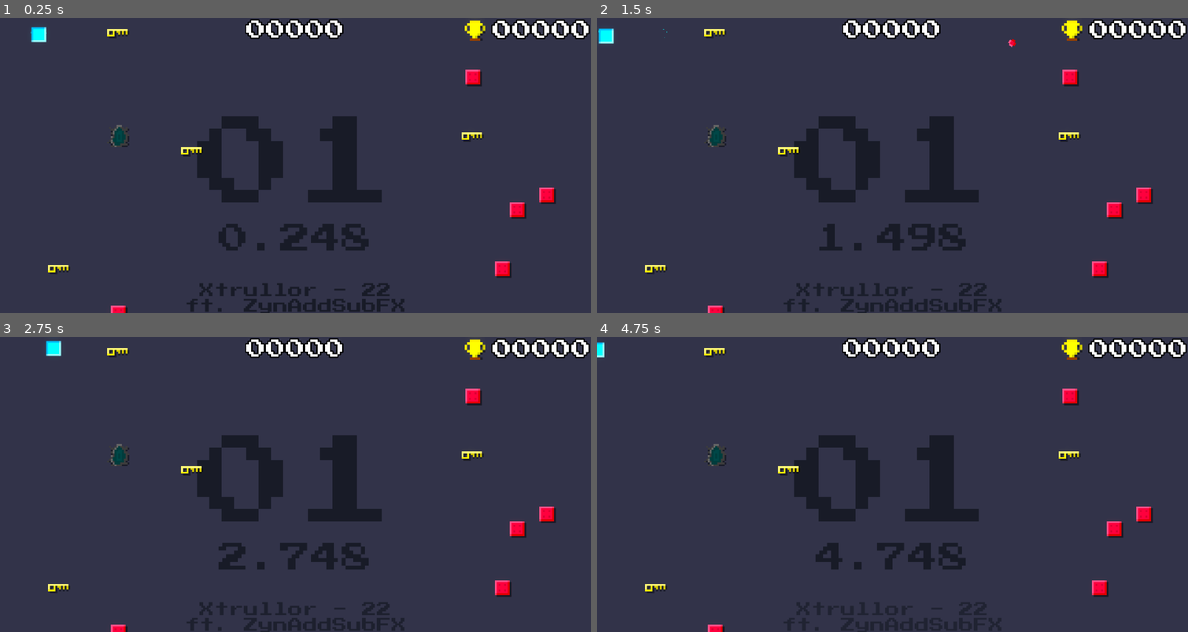
Above: before the commit, frames 1-4 (two rows, left to right).
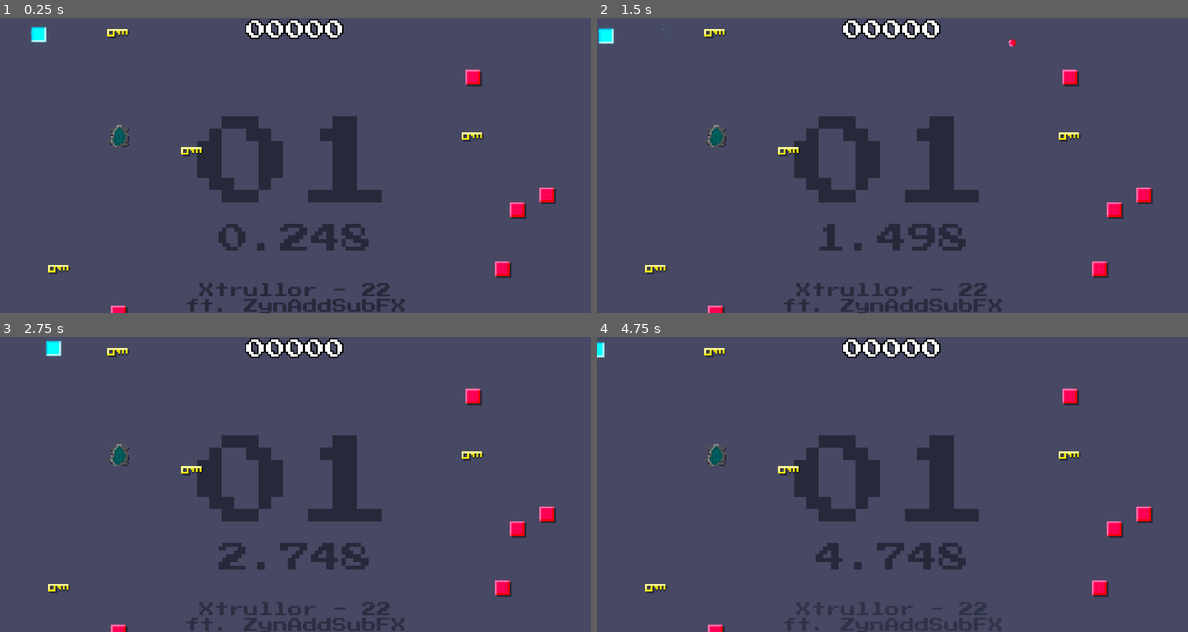
Above: after the commit, the same moments.

Repository: veprogames/gododger
Game: Godot game, scene res://level/level.tscn
The game is run twice, just before and just after one commit, with the same random seed, the same clock (stepped at 60 frames per second) and the same inputs.
Inputs (mouse positions are in pixels of both pictures, inside the frame that each line leads up to):
- Up to frame 1 (0.25 s): no input
- Up to frame 2 (1.5 s): move the mouse to (922, 165) at 0.52 s; move the mouse to (862, 165) at 1.27 s
- Up to frame 3 (2.75 s): move the mouse to (307, 478) at 2.02 s
- Up to frame 4 (4.75 s): move the mouse to (886, 490) at 2.77 s; move the mouse to (933, 487) at 3.52 s; move the mouse to (845, 481) at 4.27 s

The runs differ from the first frame. In frame 1, 92% of the frame differs, in the area x 0-100%, y 0-100%; in frame 2, 92%; in frame 3, 92%; in frame 4, 92%.

Commit message:
player death animation (highscore dead)

Diff:
--- a/level/level.gd
+++ b/level/level.gd
@@ -14,6 +14,7 @@
 @onready var music_player := $MusicPlayer as AudioStreamPlayer
 @onready var container_objects := $Objects
 @onready var container_keys := $Keys
+@onready var timer_restart := $TimerRestart as Timer
 
 var keys_left: Array[KeyCollectible] = []
 
@@ -47,15 +48,16 @@
 	container_objects.add_child.call_deferred(node)
 
 
-func _on_player_died() -> void:
+func _on_player_died(death_instance: PlayerDeath) -> void:
+	Input.mouse_mode = Input.MOUSE_MODE_VISIBLE
 	highscore = max(get_score(), highscore)
-	level = 0
-	elapsed = 0
-	score_multiplier = 1.0
-	keys_left = []
-	emit_signal("level_changed", level)
-	spawn_current_level()
 	game_restarted.emit(highscore)
+	add_child(death_instance)
+	var tween := create_tween()
+	tween.tween_property(music_player, "pitch_scale", 0.01, 1.5) \
+		.set_ease(Tween.EASE_IN_OUT) \
+		.set_trans(Tween.TRANS_CUBIC)
+	timer_restart.start()
 
 func _on_enemy_spawner_key_spawned(key) -> void:
 	container_keys.add_child.call_deferred(key)
@@ -76,3 +78,7 @@
 	var ev := event as InputEventKey
 	if ev and ev.pressed and ev.keycode == KEY_ESCAPE:
 		get_tree().quit()
+
+
+func _on_timer_restart_timeout() -> void:
+	get_tree().reload_current_scene()
--- a/level/level.tscn
+++ b/level/level.tscn
@@ -34,6 +34,7 @@
 
 [sub_resource type="Environment" id="Environment_pddc8"]
 background_mode = 3
+tonemap_mode = 1
 glow_enabled = true
 glow_levels/3 = 0.0
 glow_levels/5 = 0.0
@@ -100,8 +101,13 @@
 camera = NodePath("../Camera2D")
 bg_particles = NodePath("../Camera2D/BGParticles")
 
+[node name="TimerRestart" type="Timer" parent="."]
+wait_time = 1.5
+one_shot = true
+
 [connection signal="died" from="Player" to="." method="_on_player_died"]
 [connection signal="finished" from="Player" to="." method="_on_player_finished"]
 [connection signal="key_collected" from="Player" to="." method="_on_player_key_collected"]
 [connection signal="key_spawned" from="EnemySpawner" to="." method="_on_enemy_spawner_key_spawned"]
 [connection signal="node_spawned" from="EnemySpawner" to="." method="_on_enemy_spawner_node_spawned"]
+[connection signal="timeout" from="TimerRestart" to="." method="_on_timer_restart_timeout"]
--- a/player/player.gd
+++ b/player/player.gd
@@ -2,10 +2,12 @@
 extends Area2D
 
 signal finished()
-signal died()
+signal died(death_instance: PlayerDeath)
 signal key_collected(key: KeyCollectible)
 
 @export var camera: Camera2D
+
+@onready var Death := preload("res://player/player_death.tscn")
 
 @onready var sprite := $Sprite2D as Sprite2D
 @onready var safe_zone := $SafeZone as SafeZone
@@ -57,6 +59,12 @@
 		sprite.scale.x = scale_factor
 		sprite.scale.y = 1 / scale_factor
 
+func die() -> void:
+	queue_free()
+	var death := Death.instantiate()
+	death.position = position
+	died.emit(death)
+
 func _input(event: InputEvent) -> void:
 	var mouse_event := event as InputEventMouseMotion
 	var factor := camera.zoom.x
@@ -70,7 +78,7 @@
 
 func _on_area_entered(area: Area2D):
 	if area is Enemy or area is Bullet:
-		emit_signal("died")
+		die()
 	if area is KeyCollectible:
 		var key = area as KeyCollectible
 		emit_signal("key_collected", key)
--- /dev/null
+++ b/player/player_death.gd
@@ -0,0 +1,9 @@
+class_name PlayerDeath
+extends GPUParticles2D
+
+@onready var timer := $Timer as Timer
+
+func _ready() -> void:
+	emitting = true
+	await timer.timeout
+	queue_free()
--- /dev/null
+++ b/player/player_death.tscn
@@ -0,0 +1,43 @@
+[gd_scene load_steps=6 format=3 uid="uid://cmn1moipccwr8"]
+
+[ext_resource type="Script" path="res://player/player_death.gd" id="1_lk0ou"]
+[ext_resource type="AudioStream" uid="uid://cvw8i0s3vomfd" path="res://player/death.wav" id="2_cofhv"]
+
+[sub_resource type="Gradient" id="Gradient_m2fle"]
+offsets = PackedFloat32Array(0, 0.748148, 1)
+colors = PackedColorArray(1, 1, 1, 1, 1, 1, 1, 1, 1, 1, 1, 0)
+
+[sub_resource type="GradientTexture1D" id="GradientTexture1D_knk3l"]
+gradient = SubResource("Gradient_m2fle")
+
+[sub_resource type="ParticleProcessMaterial" id="ParticleProcessMaterial_b35w8"]
+particle_flag_disable_z = true
+spread = 180.0
+gravity = Vector3(0, 0, 0)
+initial_velocity_min = 40.0
+initial_velocity_max = 80.0
+orbit_velocity_min = 0.0
+orbit_velocity_max = 0.0
+damping_min = 50.0
+damping_max = 50.0
+scale_min = 4.0
+scale_max = 4.0
+color = Color(0, 1, 1, 1)
+color_ramp = SubResource("GradientTexture1D_knk3l")
+
+[node name="PlayerDeath" type="GPUParticles2D"]
+emitting = false
+amount = 32
+process_material = SubResource("ParticleProcessMaterial_b35w8")
+one_shot = true
+explosiveness = 0.71
+script = ExtResource("1_lk0ou")
+
+[node name="Timer" type="Timer" parent="."]
+wait_time = 1.5
+one_shot = true
+autostart = true
+
+[node name="AudioDeath" type="AudioStreamPlayer" parent="."]
+stream = ExtResource("2_cofhv")
+autoplay = true
--- a/ui/ui.tscn
+++ b/ui/ui.tscn
@@ -76,6 +76,7 @@
 horizontal_alignment = 1
 
 [node name="HBoxContainer" type="HBoxContainer" parent="."]
+visible = false
 anchors_preset = 1
 anchor_left = 1.0
 anchor_right = 1.0
Not shown, added: player/death.wav.import
Not shown, added: player/death.wav
